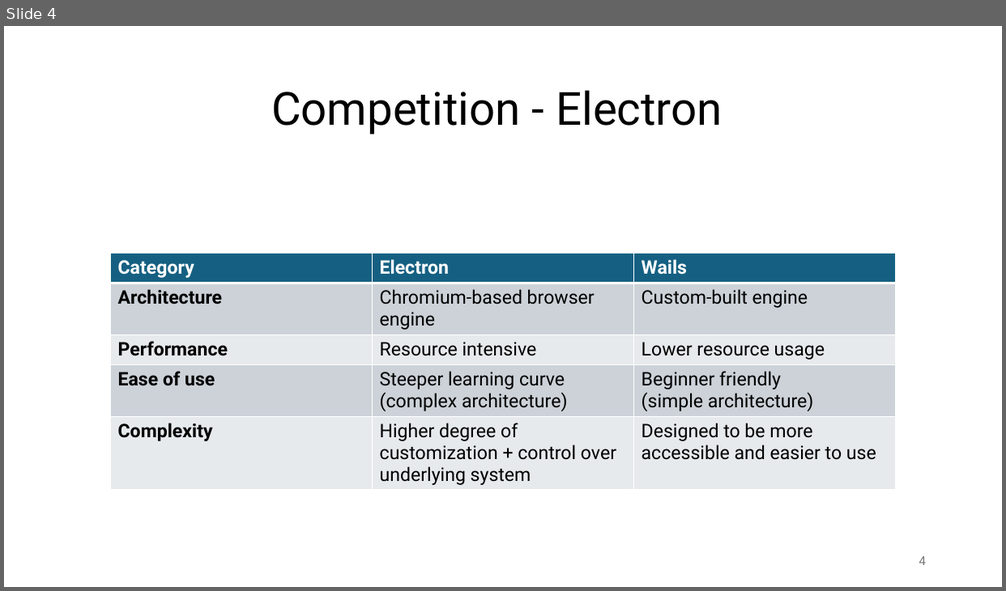
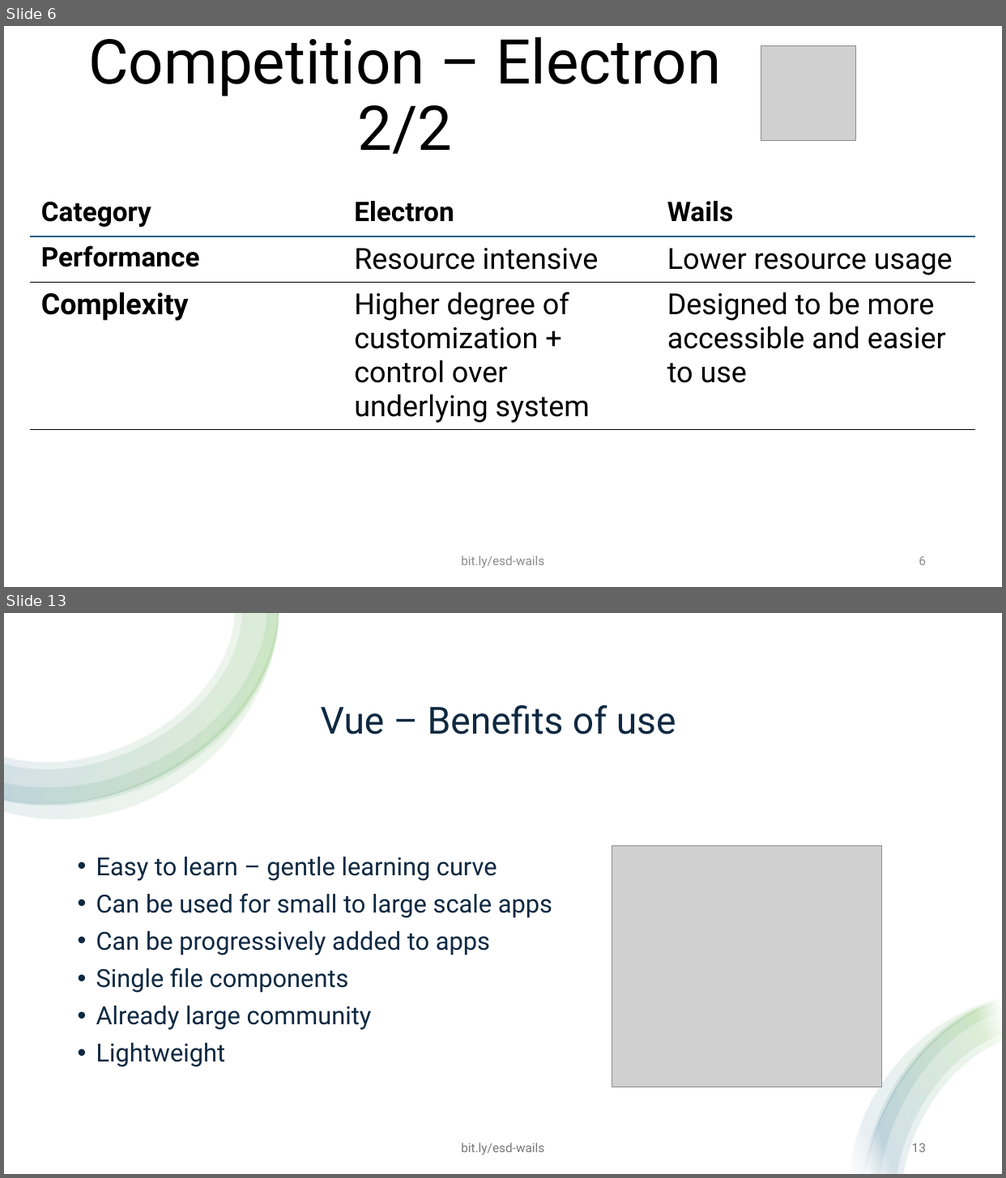
Before and after one commit to hiphof/esd-2024-wailsvue, a slide deck: presentation/Wails-Vue_Presentation.pptx. Shown one above the other, each under a label of ours: slide 4 before the commit, slides 6 and 13 after it; the slides between them are not shown. The pictures are 1006x591 and 1006x1178 pixels, drawn with LibreOffice and Linux fonts; fonts in the diff are those of the drawing; grey boxes stand for pictures. Boxes give left, top, right and bottom in pixels: in the first picture for what was removed or moved away, otherwise in the second. Text is boxed around its words. In the diff, an @@ line names an element or a change of style, - is before the commit and + after.

```diff
--- a/presentation/Wails-Vue_Presentation.pptx
+++ b/presentation/Wails-Vue_Presentation.pptx
@@ slide 13 added at <box>4,613,1002,1174</box>, background #FFFFFF @@
@@ rectangle added at <box>4,613,1002,1174</box>, fill #FFFFFF @@
@@ group added at <box>4,613,279,820</box>: 4 freeform shapes @@
@@ title added at <box>321,705,676,735</box>, 36 pt, text #0E2841 @@
+Vue – Benefits of use
@@ picture added at <box>612,845,881,1088</box> @@
@@ text added at <box>96,857,552,1067</box>, 24 pt, text #0E2841 @@
+• Easy to learn – gentle learning curve
+• Can be used for small to large scale apps
+• Can be progressively added to apps
+• Single file components
+• Already large community
+• Lightweight
@@ group added at <box>850,999,1002,1174</box>: 4 freeform shapes @@
@@ text added at <box>461,1143,544,1155</box>, 12 pt, text #797979 @@
+bit.ly/esd-wails
@@ page number added at <box>912,1144,926,1152</box>, 12 pt, text #797979 @@
+13
@@ what was slide 4 is now slide 6 @@
@@ slide 6 changed as well @@
@@ title at <box>88,37,722,154</box>: text changed; size 44 to 59.4 pt @@
-Competition - Electron
+Competition – Electron 2/2
@@ picture added at <box>761,45,856,140</box> @@
@@ table at <box>30,191,975,433</box> @@
-row 2: Architecture | Chromium-based browser engine | Custom-built engine
-row 4: Ease of use | Steeper learning curve / (complex architecture) | Beginner friendly / (simple architecture)
@@ table: place and size @@
-table at <box>110,253,897,493</box>
+table at <box>30,191,975,433</box>
@@ text added at <box>461,556,544,568</box>, 12 pt, text #8C8C8C @@
+bit.ly/esd-wails
@@ page number at <box>918,557,926,565</box>: text changed; text colour #797979 to #8C8C8C @@
-4
+6
```
Also in this commit, not shown: 5 other slides changed, 9 other slides added, 8 slides removed, 1 other file.
